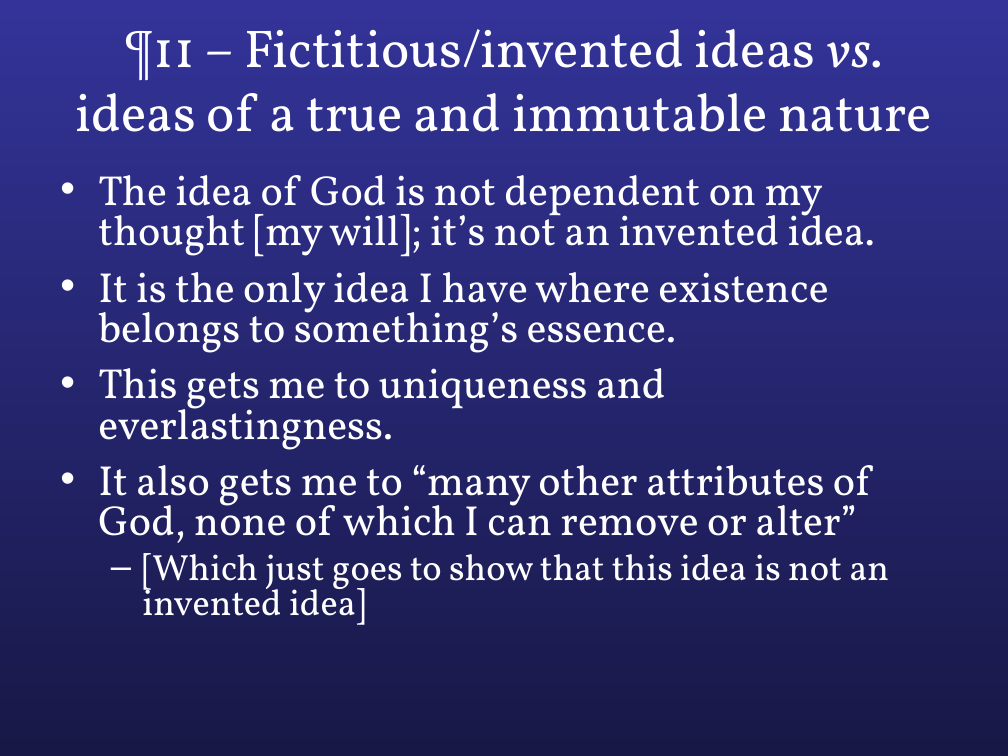
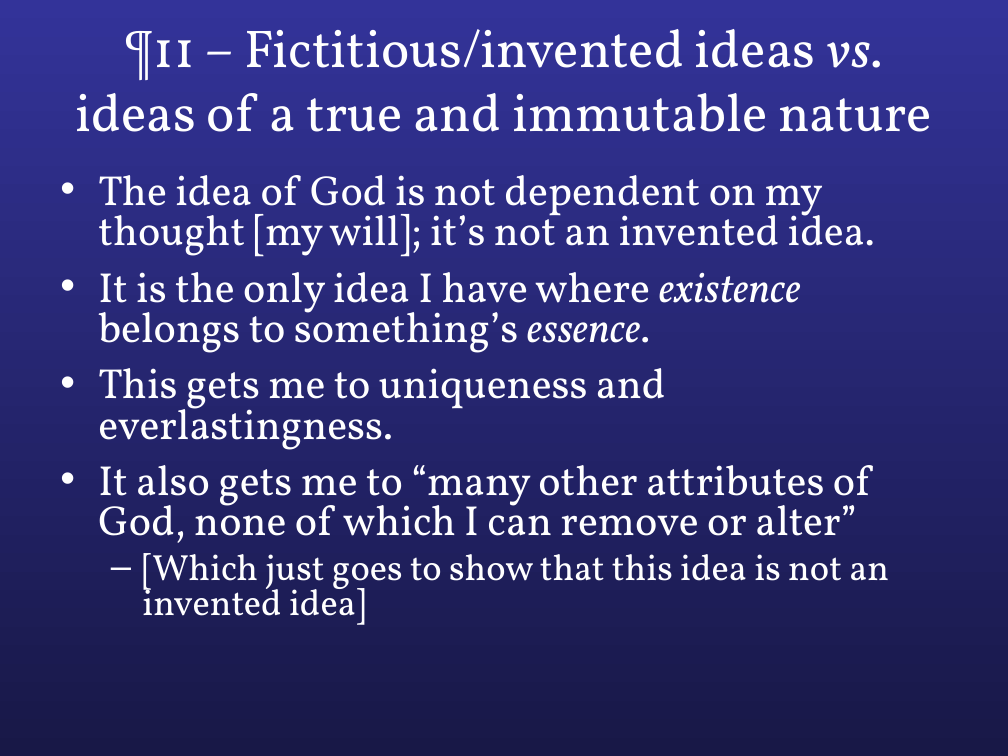
Before and after one commit to colemitchell/colemitchell.github.io, a slide deck: slide 12 of PHIL2220/Med V.ppt. Drawn at 1008x756 pixels with LibreOffice and Linux fonts; fonts in the diff are those of the drawing. Boxes give left, top, right and bottom in pixels: in the first picture for what was removed or moved away, otherwise in the second. Text is boxed around its words. In the diff, an @@ line names an element or a change of style, - is before the commit and + after.

```diff
--- a/PHIL2220/Med V.ppt
+++ b/PHIL2220/Med V.ppt
@@ text at bbox=[98, 272, 801, 353]: italic on in "existence essence." @@
```
Also in this commit, not shown: 4 other slides changed, 6 other files.
